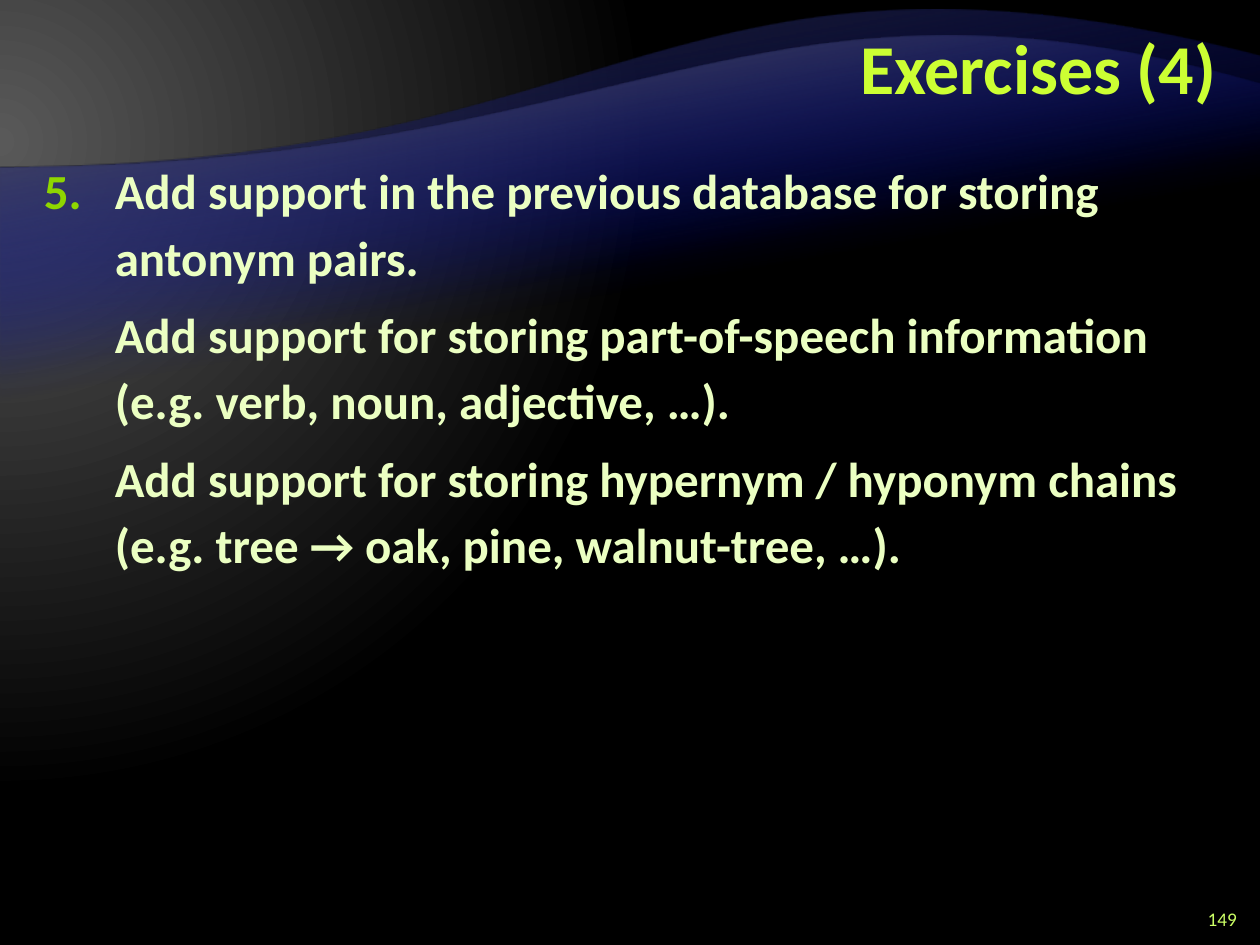
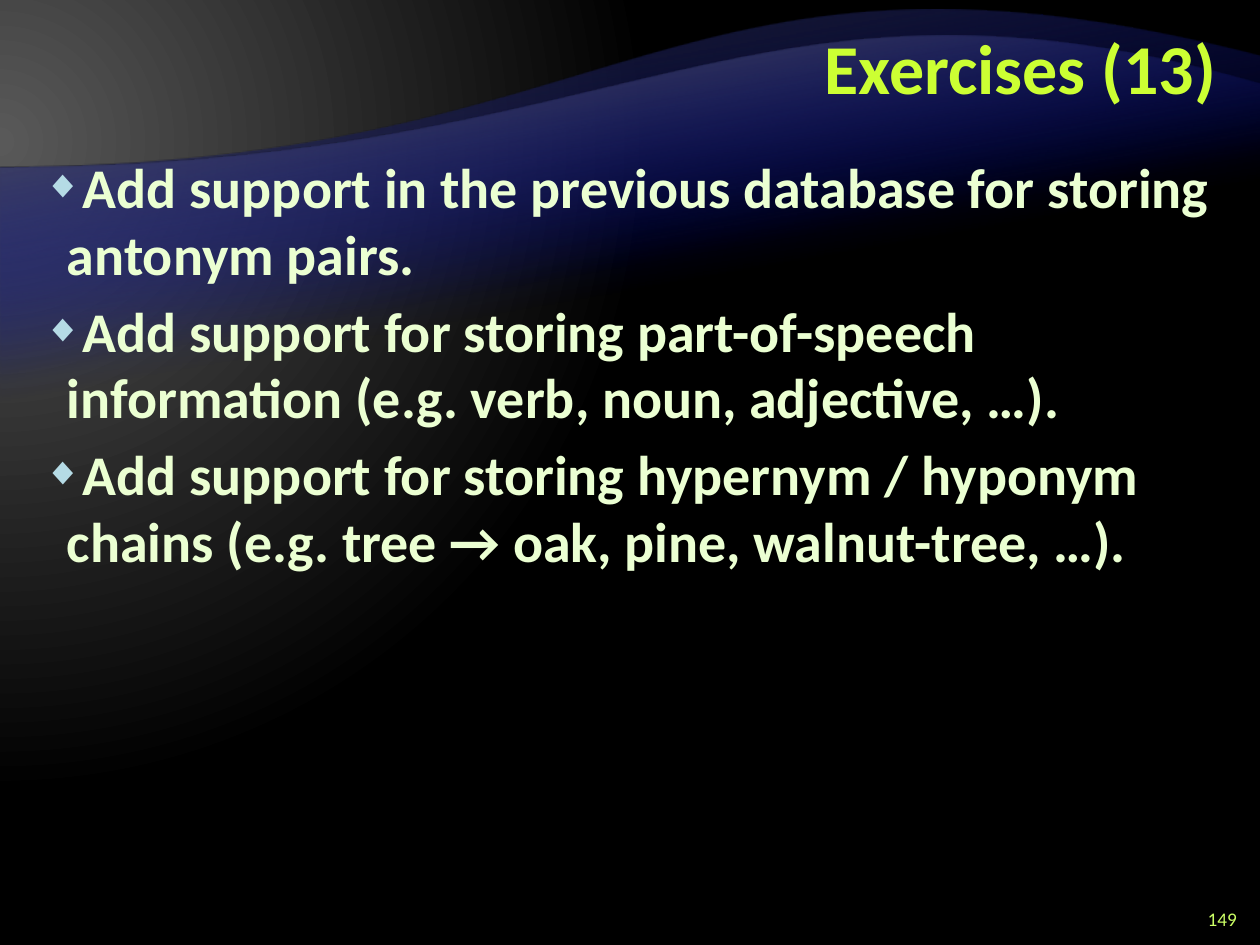
Before and after one commit to Graveheart/aspnetcourse, a slide deck: slide 149 of 2010/lectures/5. Databases, SQL and MS SQL Server.pptx. Drawn at 1260x945 pixels with LibreOffice and Linux fonts; fonts in the diff are those of the drawing; background and template pictures are left out. Boxes give left, top, right and bottom in pixels: in the first picture for what was removed or moved away, otherwise in the second. Text is boxed around its words. In the diff, an @@ line names an element or a change of style, - is before the commit and + after.

Commit message:
Fixed the database lecture - it was complete confusion

```diff
--- a/2010/lectures/5. Databases, SQL and MS SQL Server.pptx
+++ b/2010/lectures/5. Databases, SQL and MS SQL Server.pptx
@@ title at [825, 36, 1216, 105]: text changed @@
-Exercises (4)
+Exercises (13)
@@ text "Add support in the previous ..." at [67, 168, 1208, 572]: size 28 to 32 pt, text colour #EBFFC2 to #EBFFD2; bullet 1. to ◆; list level 2 to 1 in "Add support in the previous ..."; bullet colour #8FD600 to #B5DBE5; bullet none to ◆; list level 2 to 1 in "Add support for storing part-of-speech ..."; list level 2 to 1 in "Add support for storing hypernym ..." @@
```
Also in this commit, not shown: 10 other slides changed, 4 other files.
